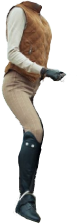
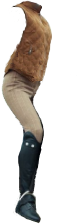
Layered file, before and after one edit (77px x 224px). Changes by layer:
added layer "body" above "body1.png copy #1" over [5,7,70,83]
hid "body1.png copy #1" over [5,7,70,83]
